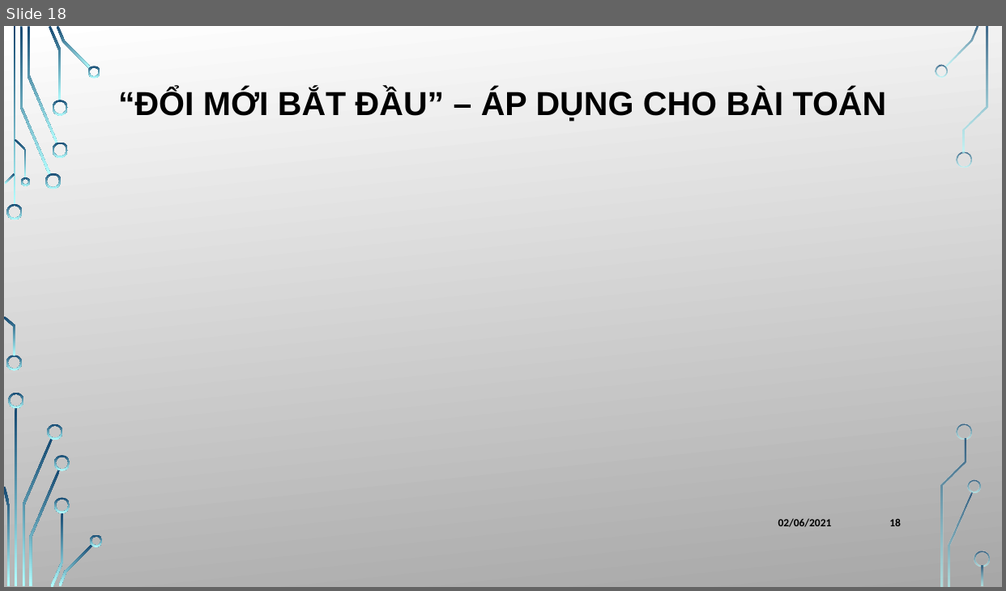
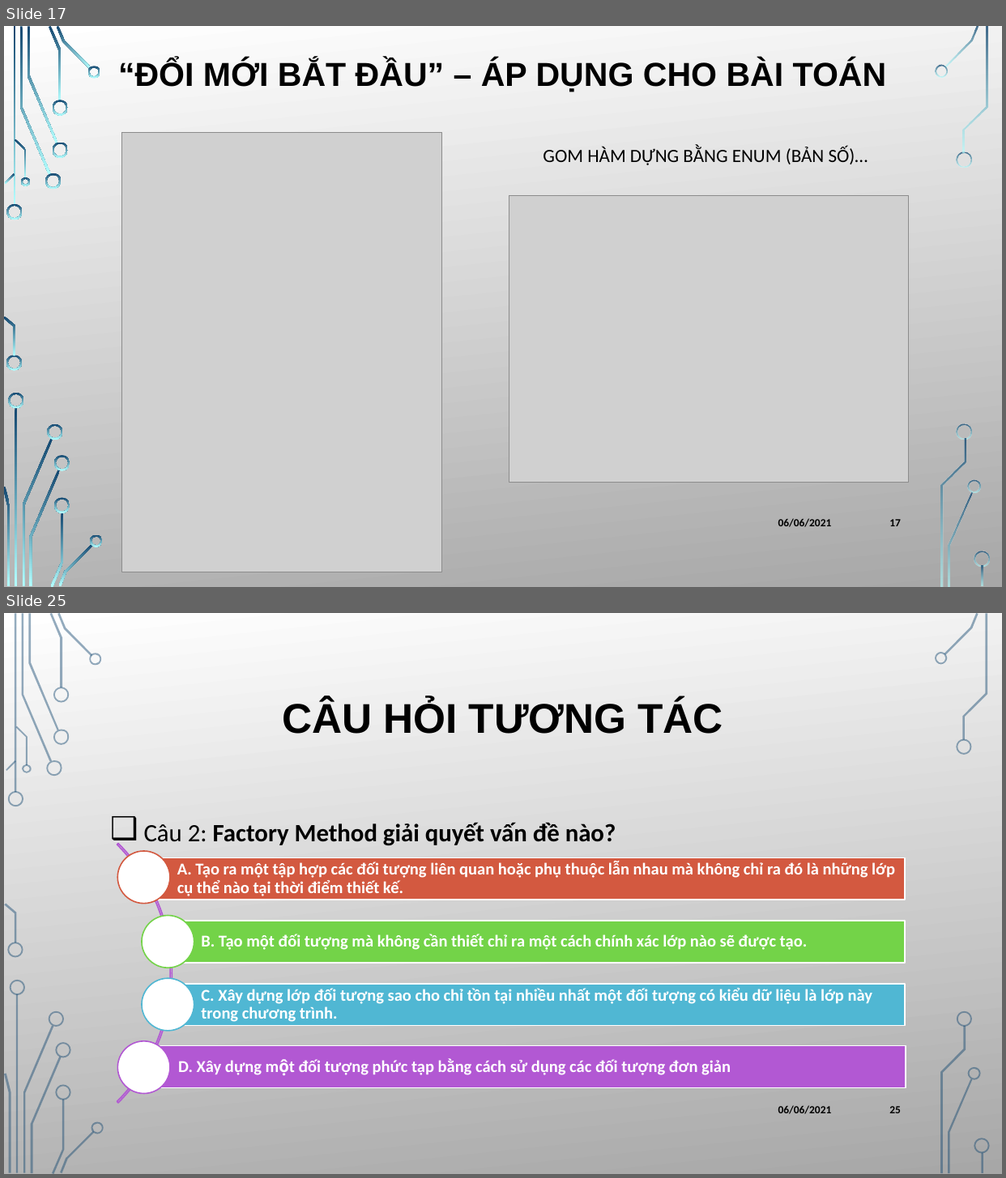
Before and after one commit to KhanhThinh/projects, a slide deck: docs/OOPForLife.pptx. Shown one above the other, each under a label of ours: slide 18 before the commit, slides 17 and 25 after it; the slides between them are not shown. The pictures are 1006x591 and 1006x1178 pixels, drawn with LibreOffice and Linux fonts; fonts in the diff are those of the drawing; grey boxes stand for pictures; background and template pictures are left out. Boxes give left, top, right and bottom in pixels: in the first picture for what was removed or moved away, otherwise in the second. Text is boxed around its words. In the diff, an @@ line names an element or a change of style, - is before the commit and + after.

```diff
--- a/docs/OOPForLife.pptx
+++ b/docs/OOPForLife.pptx
@@ slide 25 added at (x1=4, y1=613, x2=1002, y2=1174), background picture (left out); not listed: 36 template elements that a slide beside it also shows @@
@@ rectangle added at (x1=4, y1=613, x2=1002, y2=1174), fill gradient #FFFFFF to #A7A7A7 @@
@@ title added at (x1=282, y1=700, x2=723, y2=734), 40 pt, text #000000, bold @@
+CÂU HỎI TƯƠNG TÁC
@@ text added at (x1=144, y1=822, x2=616, y2=846), 24 pt, text #000000, bold @@
+❑ Câu 2: Factory Method giải quyết vấn đề nào?
@@ group added at (x1=4, y1=790, x2=906, y2=1157): 4 rectangles, 4 texts, 4 ellipses, 1 arch (boxed as its full ring) @@
+A. Tạo ra một tập hợp các đối tượng liên quan hoặc phụ thuộc lẫn nhau mà không chỉ ra đó là những lớp cụ thể nào tại thời điểm thiết kế.
+B. Tạo một đối tượng mà không cần thiết chỉ ra một cách chính xác lớp nào sẽ được tạo.
+C. Xây dựng lớp đối tượng sao cho chỉ tồn tại nhiều nhất một đối tượng có kiểu dữ liệu là lớp này trong chương trình.
+D. Xây dựng một đối tượng phức tạp bằng cách sử dụng các đối tượng đơn giản
@@ group added at (x1=4, y1=613, x2=104, y2=1174): 24 freeform shapes, 2 rectangles @@
@@ text added at (x1=778, y1=1105, x2=832, y2=1114), 10.5 pt, text #000000, bold @@
+06/06/2021
@@ page number added at (x1=889, y1=1106, x2=901, y2=1114), 10.5 pt, text #000000, bold @@
+25
@@ group added at (x1=935, y1=613, x2=990, y2=1174): 9 freeform shapes, 1 rectangle @@
@@ what was slide 18 is now slide 17 @@
@@ slide 17 changed as well @@
@@ title "“ĐỔI MỚI BẮT ĐẦU” – ..." moved from (x1=118, y1=88, x2=887, y2=122) to (x1=118, y1=60, x2=887, y2=92) @@
@@ picture added at (x1=122, y1=132, x2=442, y2=573) @@
@@ text added at (x1=543, y1=147, x2=868, y2=165), 18 pt, text #000000 @@
+GOM HÀM DỰNG BẰNG ENUM (BẢN SỐ)…
@@ picture added at (x1=509, y1=195, x2=908, y2=483) @@
@@ text at (x1=778, y1=518, x2=832, y2=527): text changed @@
-02/06/2021
+06/06/2021
@@ page number at (x1=889, y1=519, x2=901, y2=527): text changed @@
-18
+17
```
Also in this commit, not shown: 16 other slides changed, 12 other slides added, 2 slides removed, 1 other file.
